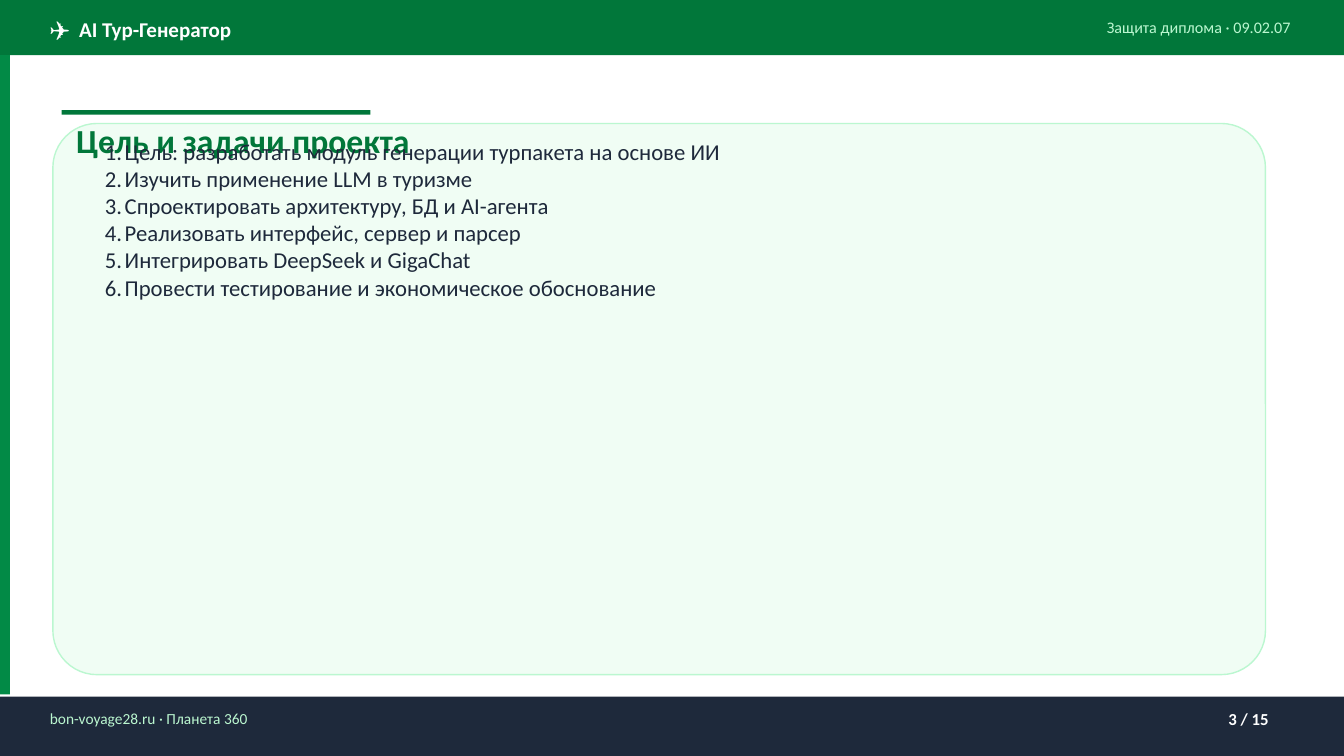
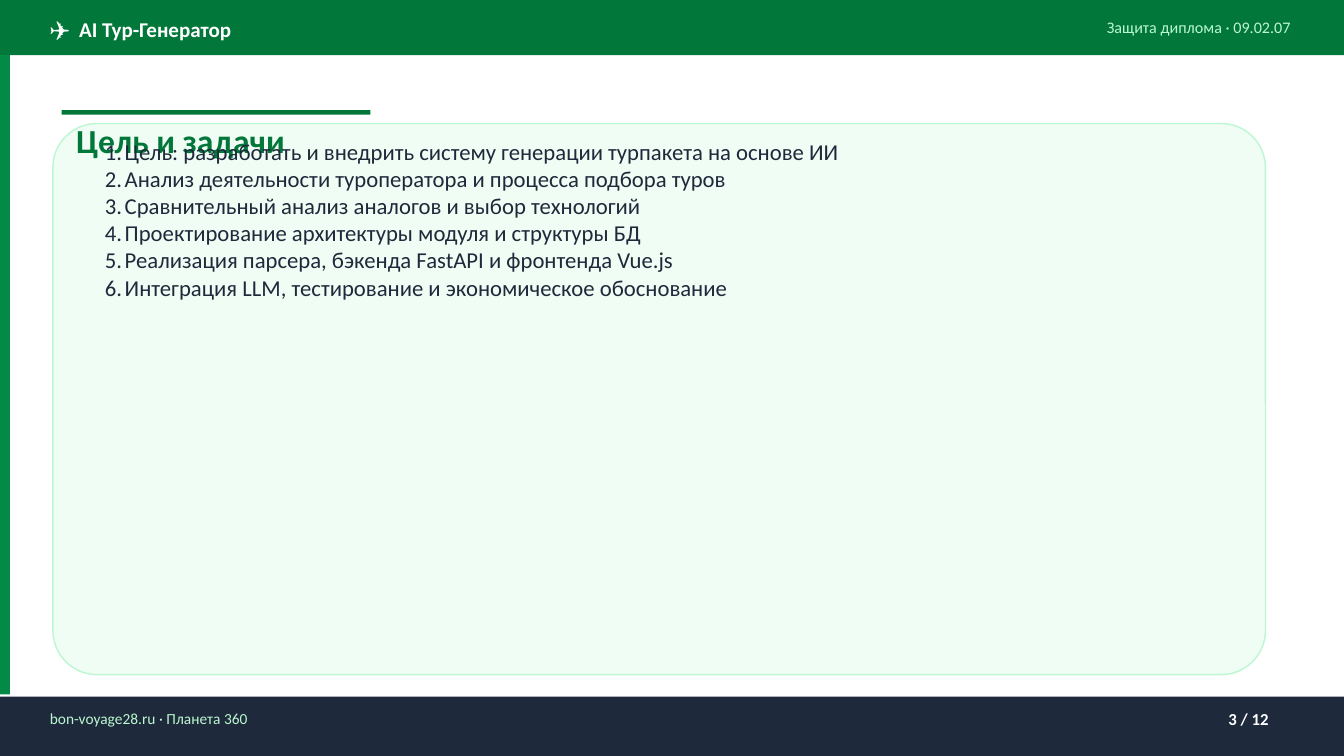
Before and after one commit to gemon22/diplom, a slide deck: slide 3 of docs/Diploma_Defense.pptx. Drawn at 1344x756 pixels with LibreOffice and Linux fonts; fonts in the diff are those of the drawing. Boxes give left, top, right and bottom in pixels: in the first picture for what was removed or moved away, otherwise in the second. Text is boxed around its words. In the diff, an @@ line names an element or a change of style, - is before the commit and + after.

```diff
--- a/docs/Diploma_Defense.pptx
+++ b/docs/Diploma_Defense.pptx
@@ text at (76, 125, 285, 161): text changed @@
-Цель и задачи проекта
+Цель и задачи
@@ text at (125, 140, 838, 300): text changed @@
-1. Цель: разработать модуль генерации турпакета на основе ИИ
-2. Изучить применение LLM в туризме
-3. Спроектировать архитектуру, БД и AI-агента
-4. Реализовать интерфейс, сервер и парсер
-5. Интегрировать DeepSeek и GigaChat
-6. Провести тестирование и экономическое обоснование
+1. Цель: разработать и внедрить систему генерации турпакета на основе ИИ
+2. Анализ деятельности туроператора и процесса подбора туров
+3. Сравнительный анализ аналогов и выбор технологий
+4. Проектирование архитектуры модуля и структуры БД
+5. Реализация парсера, бэкенда FastAPI и фронтенда Vue.js
+6. Интеграция LLM, тестирование и экономическое обоснование
@@ text at (1228, 714, 1269, 725): text changed @@
-3 / 15
+3 / 12
```
Also in this commit, not shown: 10 other slides changed, 1 slide added, 4 slides removed, 14 other files.
